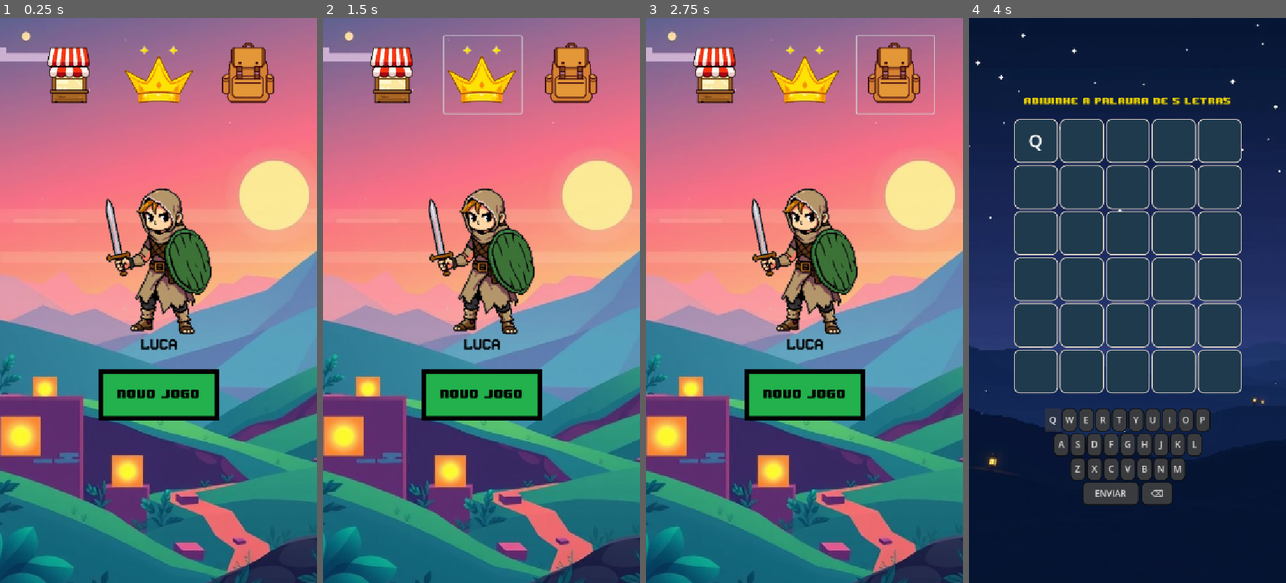
Above: before the commit, frames 1-4 (left to right).
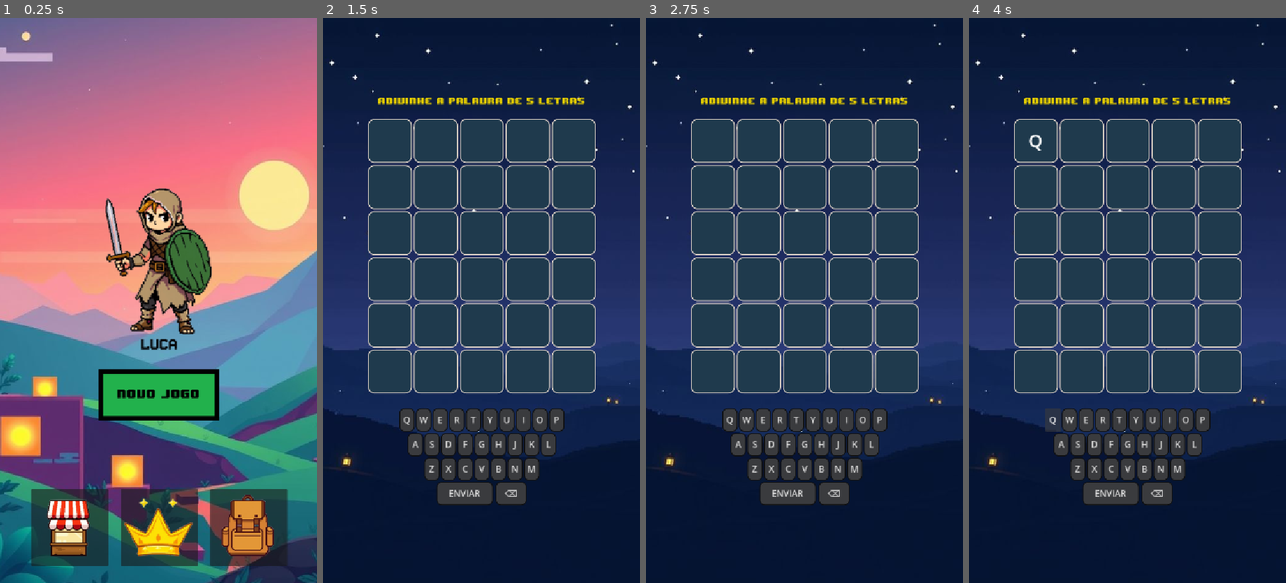
Above: after the commit, the same moments.

Repository: cryptofabrikah-oss/wordmix
Game: Godot game, scene res://scenes/Start.tscn
The game is run twice, just before and just after one commit, with the same random seed, the same clock (stepped at 60 frames per second) and the same inputs.
Inputs (mouse positions are in pixels of both pictures, inside the frame that each line leads up to; where the layout moved, square brackets give the same spot in the first picture):
- Up to frame 1 (0.25 s): no input
- Up to frame 2 (1.5 s): click (392, 526) [392, 74] at 0.5 s; click (481, 74) at 1.27 s
- Up to frame 3 (2.75 s): click (896, 74) at 2.02 s
- Up to frame 4 (4 s): click (1127, 396) at 2.75 s, where only the run before the commit has a clickable "novo Jogo"; click "Q" at 3.5 s

The runs differ from the first frame. In frame 1, 13% of the frame differs, in the area x 9-91%, y 4-97%; in frame 2, 100%, in the area x 0-100%, y 0-100%; in frame 3, 100%; in frame 4, nothing differs.

Commit message:
ranking update 0

Diff:
--- /dev/null
+++ b/rank.gd
@@ -0,0 +1,60 @@
+extends Control
+
+@onready var ranking_list = $Background/playerslist
+
+# Exemplo de dados
+var ranking_data = [
+	{"name": "Jogador1", "score": 15040, "avatar": "res://assets/avatar1.png"},
+	{"name": "Jogador2", "score": 12000, "avatar": "res://assets/avatar2.png"},
+	{"name": "Jogador3", "score": 9800,  "avatar": "res://assets/avatar3.png"},
+	{"name": "Jogador4", "score": 3500,  "avatar": "res://assets/avatar4.png"},
+	{"name": "Jogador5", "score": 3499,  "avatar": "res://assets/avatar5.png"},
+	{"name": "Jogador6", "score": 3386,  "avatar": "res://assets/avatar6.png"},
+	{"name": "Jogador7", "score": 3100,  "avatar": "res://assets/avatar7.png"},
+	{"name": "Jogador8", "score": 2988,  "avatar": "res://assets/avatar8.png"},
+	{"name": "Jogador9", "score": 2977,  "avatar": "res://assets/avatar9.png"},
+	{"name": "Jogador10", "score": 2500,  "avatar": "res://assets/avatar9.png"}
+]
+
+
+func _ready():
+	update_ranking()
+
+func update_ranking():
+	# Limpa a lista antes de recriar
+	for child in ranking_list.get_children():
+		child.queue_free()
+
+	var pos = 1
+	for player in ranking_data:
+		var row = HBoxContainer.new()
+		row.add_theme_constant_override("separation", 10) # espaço horizontal
+
+		# Posição
+		var pos_lbl = Label.new()
+		pos_lbl.text = str(pos)
+		pos_lbl.custom_minimum_size = Vector2(40, 0)  # largura fixa
+		pos_lbl.horizontal_alignment = HORIZONTAL_ALIGNMENT_CENTER
+		row.add_child(pos_lbl)
+
+		# Avatar
+		var avatar = TextureRect.new()
+		avatar.texture = load(player["avatar"])
+		avatar.custom_minimum_size = Vector2(32, 32)
+		row.add_child(avatar)
+
+		# Nome
+		var name_lbl = Label.new()
+		name_lbl.text = player["name"]
+		name_lbl.horizontal_alignment = HORIZONTAL_ALIGNMENT_CENTER
+		name_lbl.custom_minimum_size = Vector2(230, 0)
+		row.add_child(name_lbl)
+
+		# Score
+		var score_lbl = Label.new()
+		score_lbl.text = str(player["score"])
+		score_lbl.custom_minimum_size = Vector2(10, 0)
+		row.add_child(score_lbl)
+
+		ranking_list.add_child(row)
+		pos += 1
--- /dev/null
+++ b/scenes/Rank.tscn
@@ -0,0 +1,91 @@
+[gd_scene load_steps=6 format=3 uid="uid://b23ocu8soryq6"]
+
+[ext_resource type="Script" uid="uid://6g85xvq5yur7" path="res://rank.gd" id="1_g8rdk"]
+[ext_resource type="Texture2D" uid="uid://djrfdjjr5mvp8" path="res://assets/box_endgame.png" id="2_2kw6p"]
+[ext_resource type="FontFile" uid="uid://c35u4i2axngsu" path="res://fonts/8-BIT WONDER.TTF" id="2_4xgk3"]
+[ext_resource type="Theme" uid="uid://crbnt5dn6w7by" path="res://themes/new_theme.tres" id="2_60f4y"]
+[ext_resource type="Texture2D" uid="uid://qt30568hb6n8" path="res://assets/start.jpeg" id="3_barny"]
+
+[node name="Rank" type="Control"]
+layout_mode = 3
+anchors_preset = 15
+anchor_right = 1.0
+anchor_bottom = 1.0
+grow_horizontal = 2
+grow_vertical = 2
+script = ExtResource("1_g8rdk")
+
+[node name="Background" type="Panel" parent="."]
+layout_mode = 1
+anchors_preset = 8
+anchor_left = 0.5
+anchor_top = 0.5
+anchor_right = 0.5
+anchor_bottom = 0.5
+offset_left = -275.0
+offset_top = -275.0
+offset_right = 275.0
+offset_bottom = 275.0
+grow_horizontal = 2
+grow_vertical = 2
+theme = ExtResource("2_60f4y")
+
+[node name="Start" type="Sprite2D" parent="Background"]
+position = Vector2(263, 226)
+scale = Vector2(1.3, 1.3)
+texture = ExtResource("3_barny")
+
+[node name="TextureRect" type="TextureRect" parent="Background"]
+layout_mode = 0
+offset_left = -44.0
+offset_top = -45.0
+offset_right = 585.0
+offset_bottom = 687.0
+texture = ExtResource("2_2kw6p")
+
+[node name="Weekly" type="Label" parent="Background"]
+custom_minimum_size = Vector2(0, 80)
+layout_mode = 1
+anchors_preset = 10
+anchor_right = 1.0
+offset_bottom = 23.0
+grow_horizontal = 2
+theme_override_fonts/font = ExtResource("2_4xgk3")
+theme_override_font_sizes/font_size = 25
+text = "RANKING SEMANAL"
+horizontal_alignment = 1
+vertical_alignment = 1
+
+[node name="playerslist" type="VBoxContainer" parent="Background"]
+layout_mode = 1
+anchors_preset = 8
+anchor_left = 0.5
+anchor_top = 0.5
+anchor_right = 0.5
+anchor_bottom = 0.5
+offset_left = -7.5
+offset_top = -11.5
+offset_right = 7.5
+offset_bottom = 11.5
+grow_horizontal = 2
+grow_vertical = 2
+
+[node name="playerline" type="HBoxContainer" parent="Background/playerslist"]
+layout_mode = 2
+
+[node name="position" type="Label" parent="Background/playerslist/playerline"]
+layout_mode = 2
+
+[node name="avatar" type="TextureRect" parent="Background/playerslist/playerline"]
+layout_mode = 2
+
+[node name="playername" type="Label" parent="Background/playerslist/playerline"]
+layout_mode = 2
+
+[node name="playerpoints" type="Label" parent="Background/playerslist/playerline"]
+layout_mode = 2
+
+[node name="backbutton" type="Button" parent="Background"]
+layout_mode = 0
+offset_right = 8.0
+offset_bottom = 8.0
--- a/scenes/Start.tscn
+++ b/scenes/Start.tscn
@@ -28,28 +28,32 @@
 scale = Vector2(1.3, 1.3)
 texture = ExtResource("1_8t08e")
 
-[node name="TopBar" type="HBoxContainer" parent="."]
-layout_mode = 0
-offset_left = -260.0
-offset_top = -542.0
-offset_right = 264.0
-offset_bottom = -384.0
+[node name="BottonBar" type="HBoxContainer" parent="."]
+layout_mode = 1
+anchors_preset = 7
+anchor_left = 0.5
+anchor_top = 1.0
+anchor_right = 0.5
+anchor_bottom = 1.0
+offset_left = -261.0
+offset_top = 381.0
+offset_right = 263.0
+offset_bottom = 539.0
+grow_horizontal = 2
+grow_vertical = 0
 theme_override_constants/separation = 25
 
-[node name="Market" type="Button" parent="TopBar"]
+[node name="Market" type="Button" parent="BottonBar"]
 layout_mode = 2
 icon = ExtResource("3_d48hf")
-flat = true
 
-[node name="Rank" type="Button" parent="TopBar"]
+[node name="Rank" type="Button" parent="BottonBar"]
 layout_mode = 2
 icon = ExtResource("3_lynlw")
-flat = true
 
-[node name="Inventory" type="Button" parent="TopBar"]
+[node name="Inventory" type="Button" parent="BottonBar"]
 layout_mode = 2
 icon = ExtResource("5_yrm6t")
-flat = true
 
 [node name="VBoxContainer" type="VBoxContainer" parent="."]
 layout_mode = 1
--- a/scenes/end_game.tscn
+++ b/scenes/end_game.tscn
@@ -19,6 +19,7 @@
 script = ExtResource("1_0py74")
 
 [node name="TextureRect" type="TextureRect" parent="."]
+layout_mode = 0
 offset_left = -38.0
 offset_top = -60.0
 offset_right = 688.0
--- a/scenes/start.gd
+++ b/scenes/start.gd
@@ -1,9 +1,33 @@
 extends Control
 
 @onready var start_btn = $VBoxContainer/StartB
+@onready var market_btn = $BottonBar/Market
+@onready var rank_btn = $BottonBar/Rank
+@onready var inventory_btn = $BottonBar/Inventory
+@onready var playerselect_btn = $VBoxContainer/PLayerB
 
 func _ready():
+	market_btn.pressed.connect(_on_market_pressed)
+	rank_btn.pressed.connect(_on_rank_pressed)
+	inventory_btn.pressed.connect(_on_inventory_pressed)
 	start_btn.pressed.connect(_on_start_pressed)
+	playerselect_btn.pressed.connect(_on_player_pressed)
 
+#novo jogo
 func _on_start_pressed():
 	get_tree().change_scene_to_file("res://scenes/Main.tscn")
+
+#ranking semanal
+func _on_rank_pressed():
+	get_tree().change_scene_to_file("res://scenes/Rank.tscn")
+
+#marketplace
+func _on_market_pressed():
+	get_tree().change_scene_to_file("res://scenes/Main.tscn")
+
+#inventory
+func _on_inventory_pressed():
+	get_tree().change_scene_to_file("res://scenes/Main.tscn")
+
+func _on_player_pressed():
+	get_tree().change_scene_to_file("res://scenes/Main.tscn")
--- /dev/null
+++ b/themes/new_theme.tres
@@ -0,0 +1,7 @@
+[gd_resource type="Theme" load_steps=2 format=3 uid="uid://crbnt5dn6w7by"]
+
+[ext_resource type="FontFile" uid="uid://c35u4i2axngsu" path="res://fonts/8-BIT WONDER.TTF" id="1_s1hyc"]
+
+[resource]
+default_font = ExtResource("1_s1hyc")
+default_font_size = 20
Not shown, added: rank.gd.uid
Renamed: scenes/new_game_button.gd -> scripts/new_game_button.gd
Renamed: scenes/new_game_button.gd.uid -> scripts/new_game_button.gd.uid
